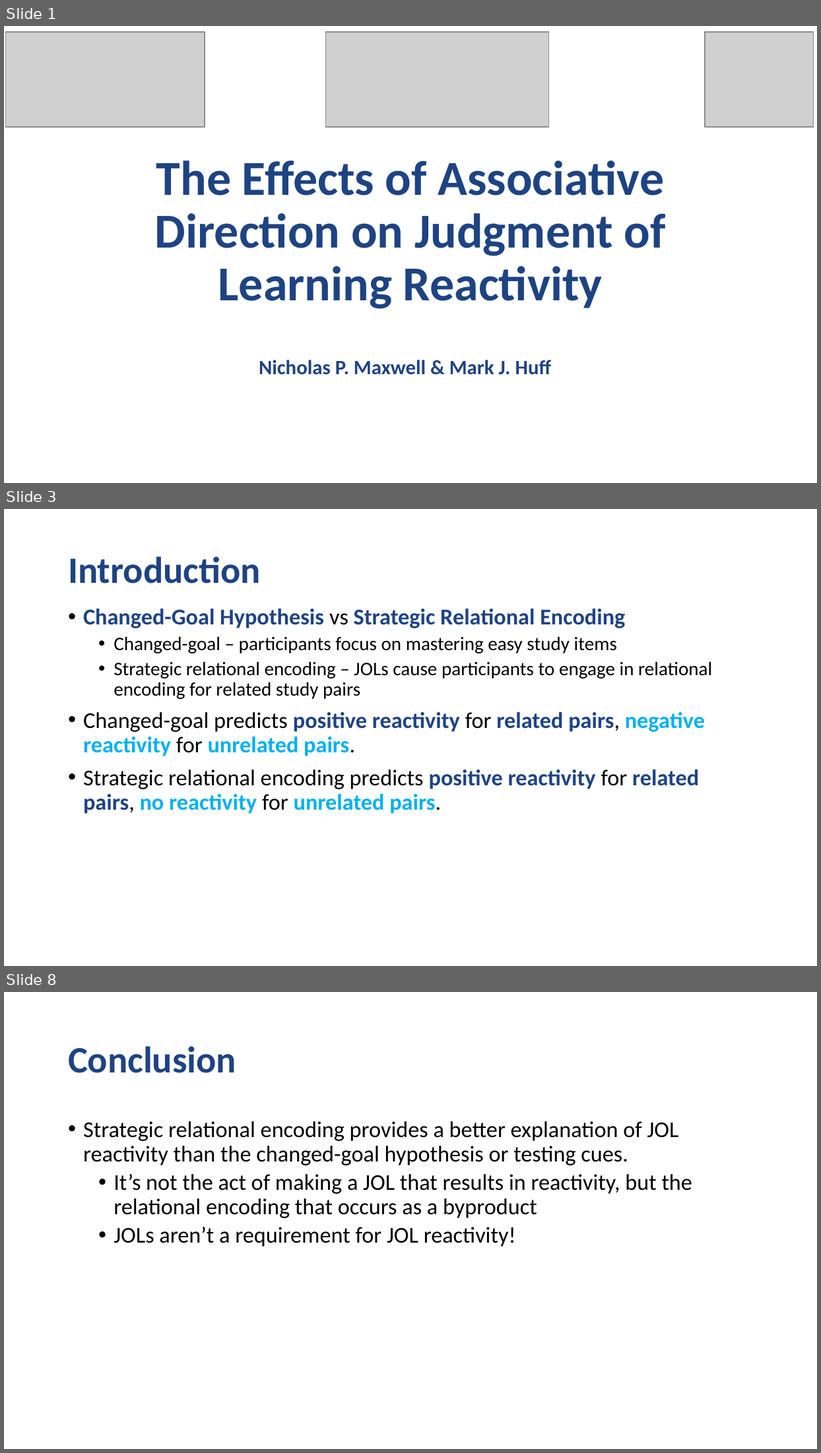
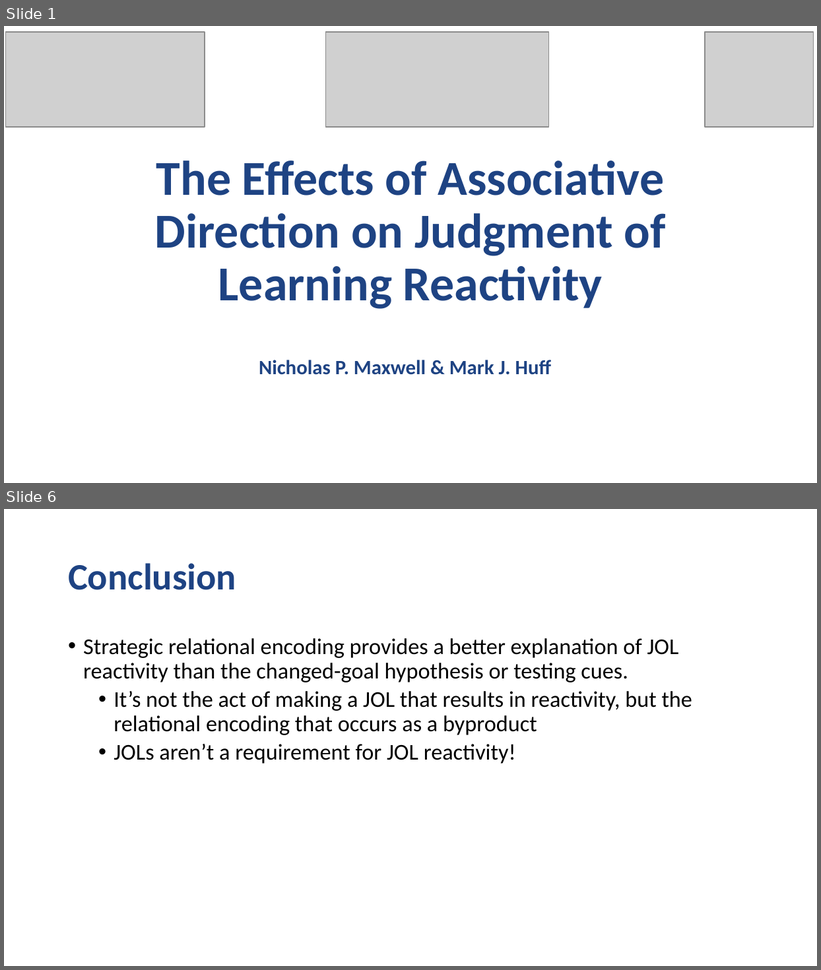
Before and after one commit to npm27/JOL-Reactivity-1, a slide deck: 6 Presentations/JOL Reactivity.pptx. Shown one above the other, each under a label of ours: slides 1, 3 and 8 before the commit, slides 1 and 6 after it; the slides between them are not shown. The pictures are 821x1453 and 821x970 pixels, drawn with LibreOffice and Linux fonts; fonts in the diff are those of the drawing; grey boxes stand for pictures. Boxes give left, top, right and bottom in pixels: in the first picture for what was removed or moved away, otherwise in the second. Text is boxed around its words. In the diff, an @@ line names an element or a change of style, - is before the commit and + after.

```diff
--- a/6 Presentations/JOL Reactivity.pptx
+++ b/6 Presentations/JOL Reactivity.pptx
@@ slide 3 removed at box(4, 509, 817, 966), background #FFFFFF @@
@@ title removed at box(68, 557, 261, 584) @@
-Introduction
@@ text removed at box(83, 609, 712, 814) @@
-• Changed-Goal Hypothesis vs Strategic Relational Encoding
-  • Changed-goal – participants focus on mastering easy study items
-  • Strategic relational encoding – JOLs cause participants to engage in relational encoding for related study pairs
-• Changed-goal predicts positive reactivity for related pairs, negative reactivity for unrelated pairs.
-• Strategic relational encoding predicts positive reactivity for related pairs, no reactivity for unrelated pairs.
@@ what was slide 8 is now slide 6 @@
```
Also in this commit, not shown: 3 slides changed, 2 slides added, 2 other slides removed.
